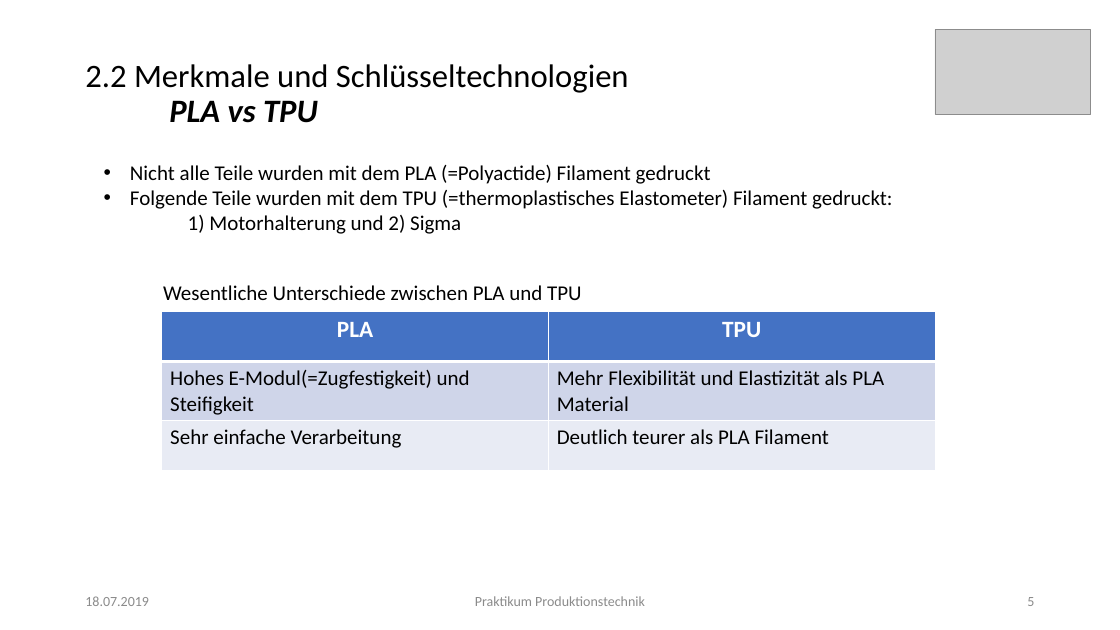
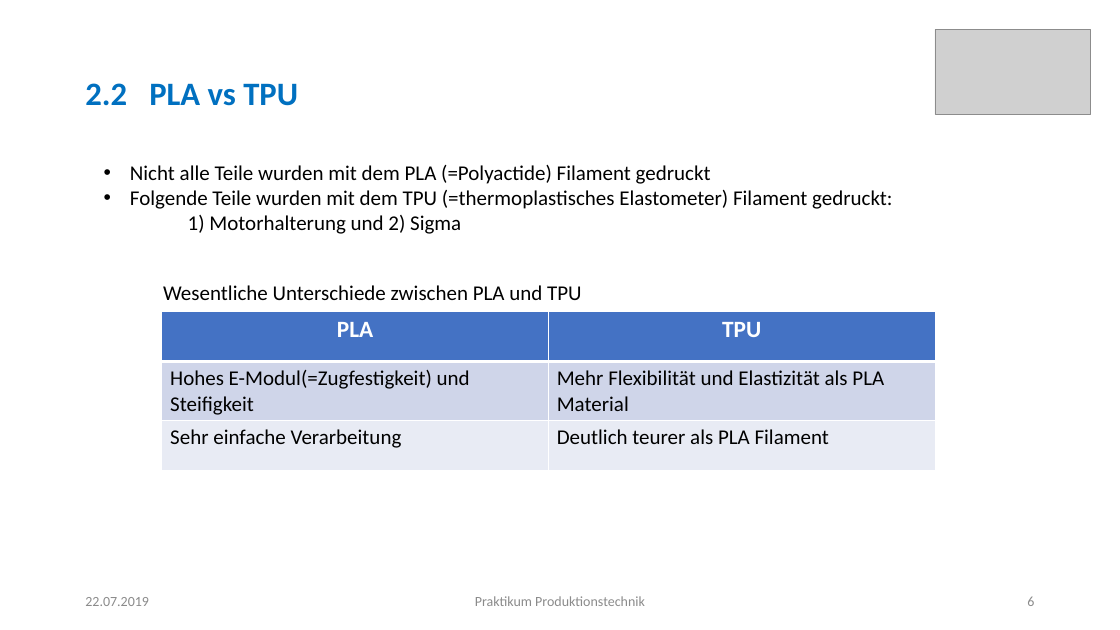
Before and after one commit to Khodii/OmniMoveCar, a slide deck: slide 6 of Praktikum ProdTech Präsentation.pptx (slide 5 before the commit). Drawn at 1120x630 pixels with LibreOffice and Linux fonts; fonts in the diff are those of the drawing; grey boxes stand for pictures. Boxes give left, top, right and bottom in pixels: in the first picture for what was removed or moved away, otherwise in the second. Text is boxed around its words. In the diff, an @@ line names an element or a change of style, - is before the commit and + after.

```diff
--- a/Praktikum ProdTech Präsentation.pptx
+++ b/Praktikum ProdTech Präsentation.pptx
@@ title at (85, 83, 298, 106): text changed; text colour #000000 to #0070C0; bold on @@
-2.2 Merkmale und Schlüsseltechnologien
-PLA vs TPU
+2.2 PLA vs TPU
@@ text at (85, 597, 149, 606): text changed @@
-18.07.2019
+22.07.2019
```
Also in this commit, not shown: 16 other slides changed, 5 slides added.
